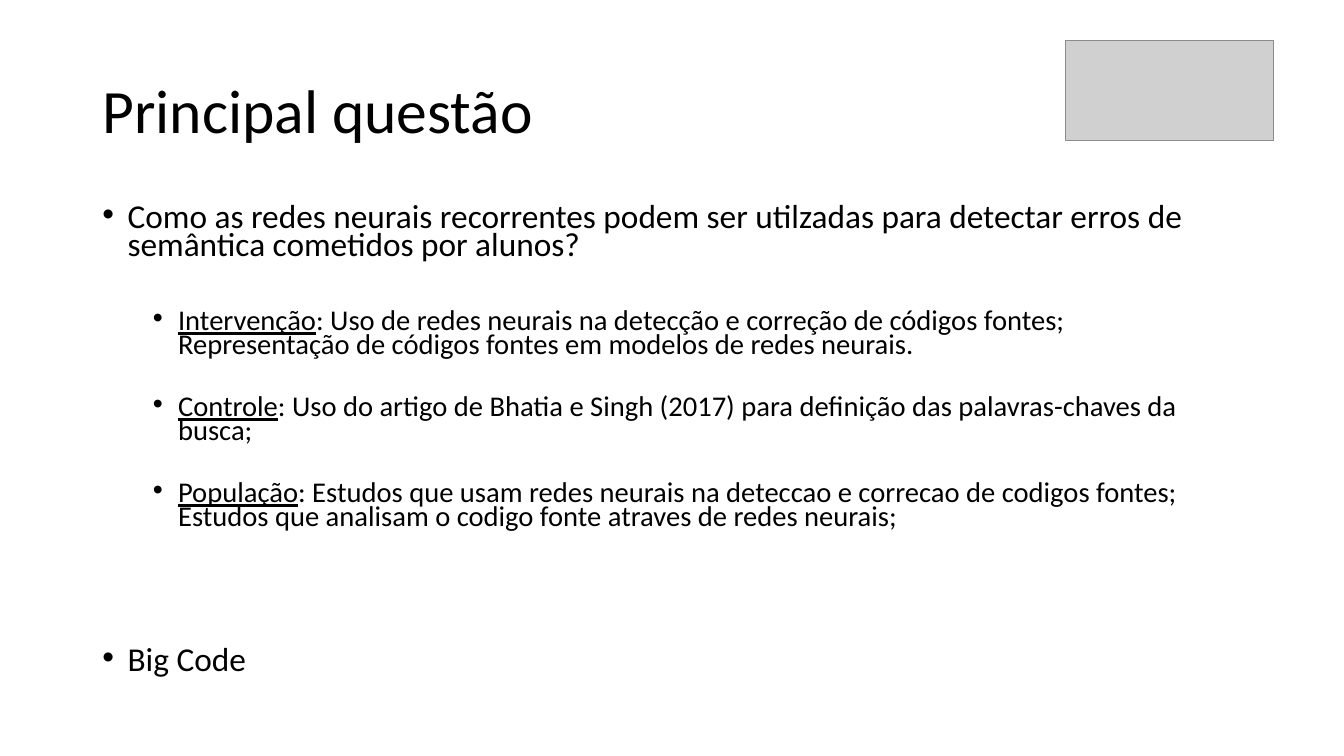
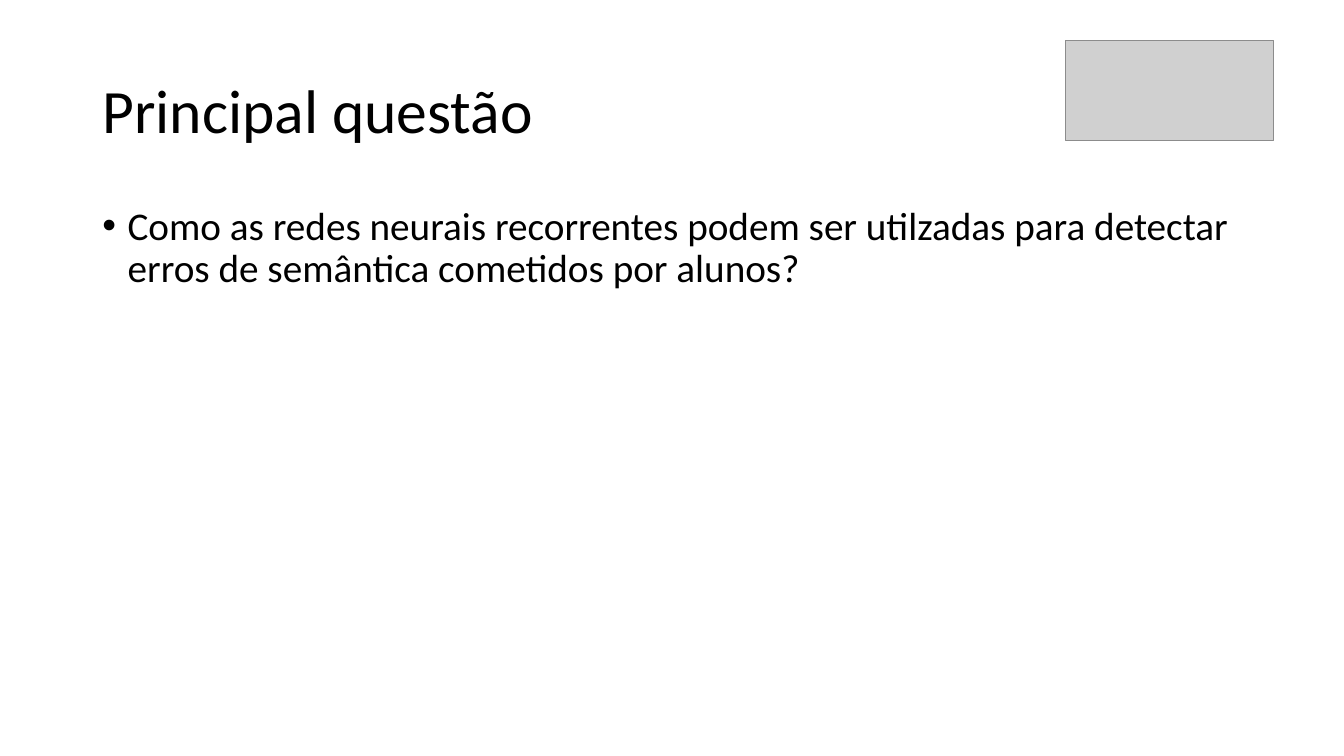
Before and after one commit to mrezende/mpq-discipline, a slide deck: slide 4 of exercise5/presentation/Apresentacao.pptx. Drawn at 1344x756 pixels with LibreOffice and Linux fonts; fonts in the diff are those of the drawing; grey boxes stand for pictures. Boxes give left, top, right and bottom in pixels: in the first picture for what was removed or moved away, otherwise in the second. Text is boxed around its words. In the diff, an @@ line names an element or a change of style, - is before the commit and + after.

```diff
--- a/exercise5/presentation/Apresentacao.pptx
+++ b/exercise5/presentation/Apresentacao.pptx
@@ text "Como as redes neurais recorrentes ..." at [128,212,1228,289]: size 23.8 to 28 pt; line spacing 0.7 to 0.9 @@
@@ text at [128,310,1176,677]: paragraphs removed @@
-  • Intervenção: Uso de redes neurais na detecção e correção de códigos fontes; Representação de códigos fontes em modelos de redes neurais.
-  • Controle: Uso do artigo de Bhatia e Singh (2017) para definição das palavras-chaves da busca;
-  • População: Estudos que usam redes neurais na deteccao e correcao de codigos fontes; Estudos que analisam o codigo fonte atraves de redes neurais;
-• Big Code
```
Also in this commit, not shown: 5 other slides changed, 5 slides added, 2 slides removed, 1 other file.
